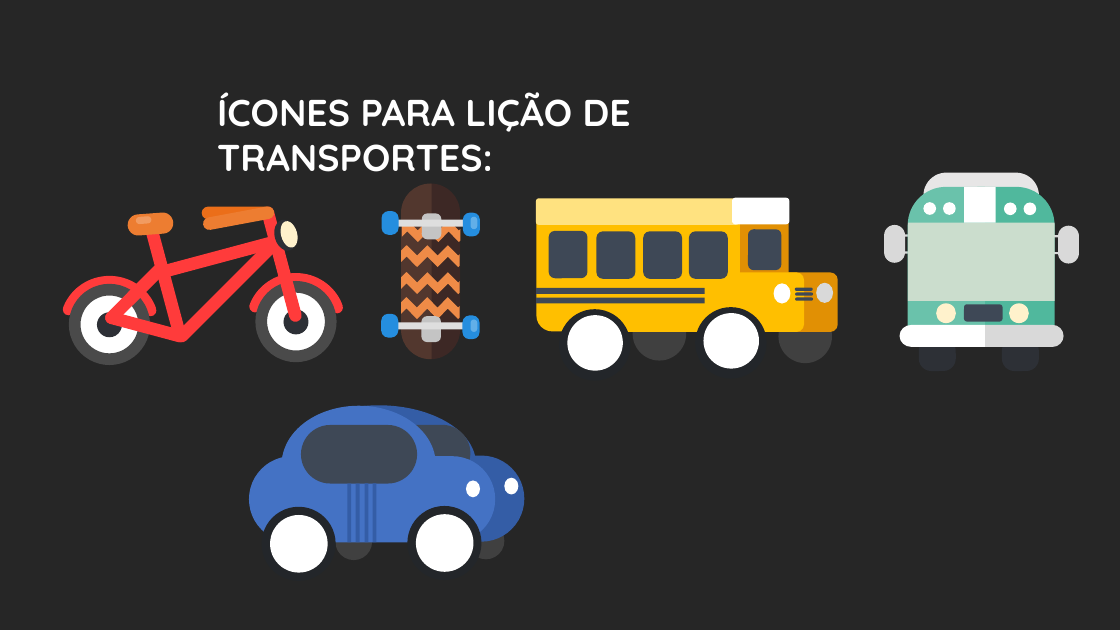
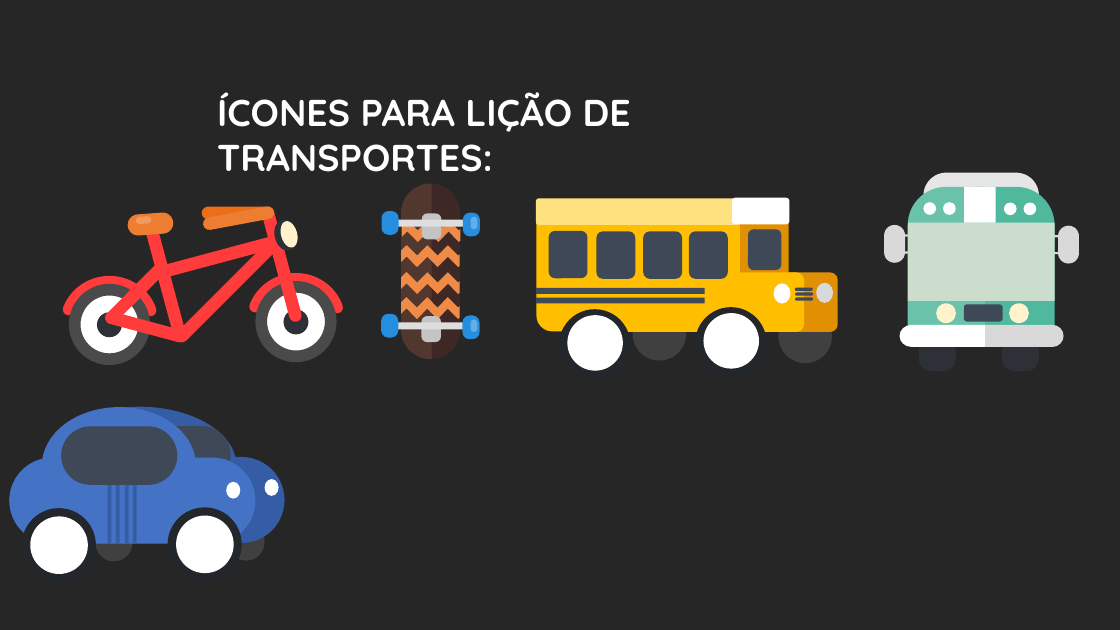
Before and after one commit to pedrogmo/projetopp2, a slide deck: slide 17 of slide/Apresentação1.pptx. Drawn at 1120x630 pixels with LibreOffice and Linux fonts; fonts in the diff are those of the drawing. Boxes give left, top, right and bottom in pixels: in the first picture for what was removed or moved away, otherwise in the second. Text is boxed around its words. In the diff, an @@ line names an element or a change of style, - is before the commit and + after.

```diff
--- a/slide/Apresentação1.pptx
+++ b/slide/Apresentação1.pptx
@@ 10 ellipses, 4 rectangles, 4 rounded rectangles: place and size @@
-10 ellipses, 4 rectangles, 4 rounded rectangles at (249,406,524,581)
+10 ellipses, 4 rectangles, 4 rounded rectangles at (9,407,285,582)
```
Also in this commit, not shown: 1 other slide changed, 3 other files.
